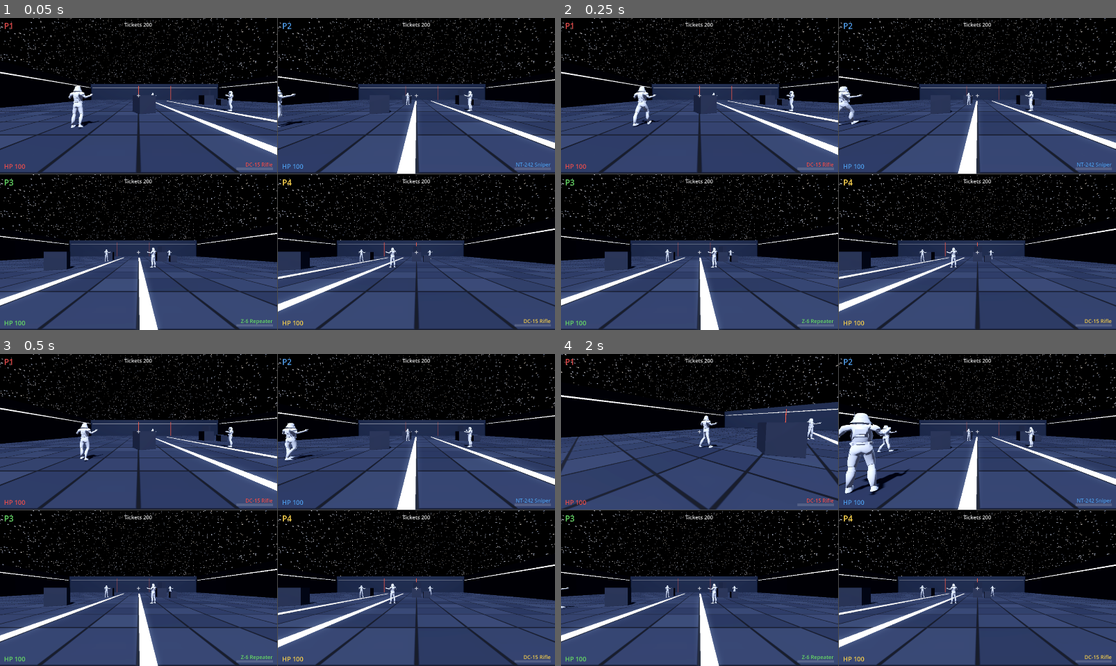
Above: before the commit, frames 1-4 (two rows, left to right).
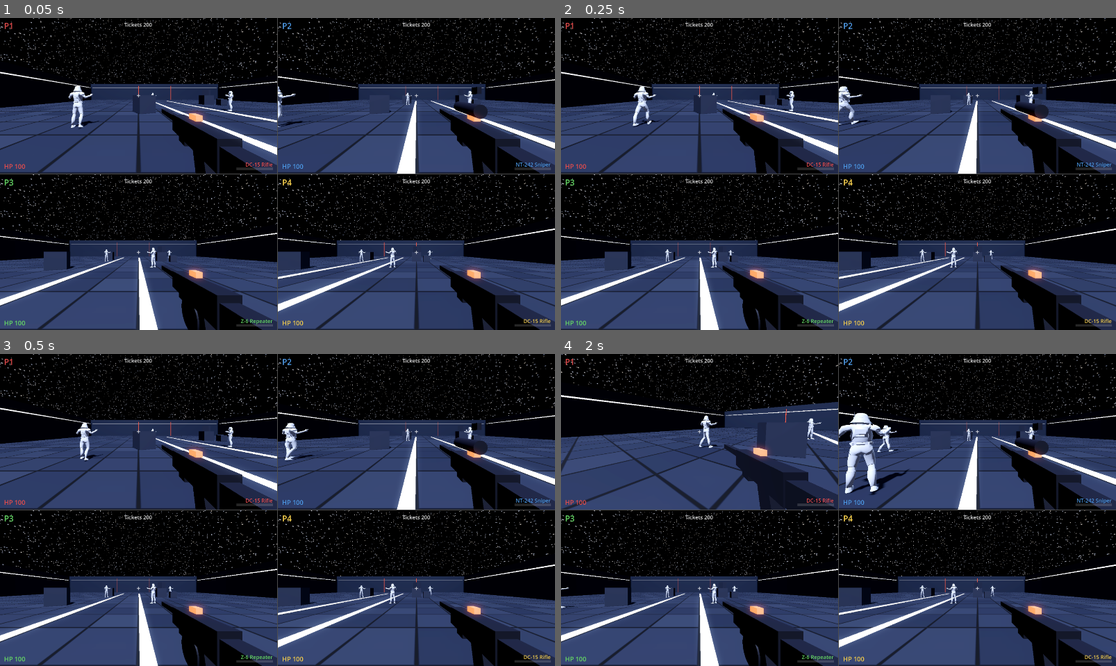
Above: after the commit, the same moments.

Repository: jstucor/quadsquad
Game: Godot game, scene res://scenes/main.tscn
Two runs of this game, one before a commit and one after it. Both use one fixed random seed, a clock stepped at 60 frames per second and the inputs below.
Inputs (mouse positions are in pixels of both pictures, inside the frame that each line leads up to):
- Up to frame 1 (0.05 s): no input
- Up to frame 2 (0.25 s): no input
- Up to frame 3 (0.5 s): no input
- Up to frame 4 (2 s): tap Enter at 0.5 s; move the mouse to (960, 494) at 0.52 s; hold D (kb_right) 0.53-1.28 s; hold Right mouse button (kb_ads) 0.53-1.28 s; click (960, 494) at 0.67 s; tap Space (kb_jump) at 0.77, 1.52 s; move the mouse to (810, 510) at 1.27 s; hold W (kb_forward) from 1.28 s (still down); click (810, 510) at 1.35 s

The runs differ from the first frame. In frame 1, 8.2% of the frame differs, in the area x 29-100%, y 22-100%; in frame 2, 8.2%; in frame 3, 8.2%; in frame 4, 8.3%.

Commit message:
Add an animated first-person weapon viewmodel
Give each player a visible gun in first person, built procedurally from
primitives (one silhouette per class — scope for the Sniper, drum for the
Heavy) so there's no art asset to maintain.

- viewmodel.gd: builds the gun under the fixed Weapon aim anchor and animates
  it procedurally — spring-back recoil kick + additive muzzle flash on each
  shot, a gentle walk bob, and an aim-down-sights slide toward center. The
  animation only moves the visual, never the fire ray. Scoped weapons hide the
  gun when aimed (the scope overlay takes over).
- weapon.gd: per-class `recoil` scalar; drives the viewmodel via configure()
  on class change and kick() on each shot.
- player.gd: viewmodels render on a private per-player layer block so each gun
  is seen ONLY by its owner's camera (the inverse of the body-layer scheme).
- player.tscn: Viewmodel node under Head/Weapon.

Co-Authored-By: Claude Opus 4.8 <noreply@anthropic.com>

Diff:
--- a/godot/scenes/actors/player.tscn
+++ b/godot/scenes/actors/player.tscn
@@ -1,8 +1,9 @@
-[gd_scene load_steps=5 format=3]
+[gd_scene load_steps=6 format=3]
 
 [ext_resource type="Script" path="res://scripts/player.gd" id="1_player"]
 [ext_resource type="Script" path="res://scripts/weapon.gd" id="2_weapon"]
 [ext_resource type="PackedScene" uid="uid://b608m1tn5e657" path="res://assets/models/p3_heavyglb.glb" id="3_model"]
+[ext_resource type="Script" path="res://scripts/viewmodel.gd" id="4_viewmodel"]
 
 [sub_resource type="CapsuleShape3D" id="BodyShape"]
 radius = 0.35
@@ -27,3 +28,6 @@
 [node name="Weapon" type="Node3D" parent="Head"]
 transform = Transform3D(1, 0, 0, 0, 1, 0, 0, 0, 1, 0.18, -0.12, -0.3)
 script = ExtResource("2_weapon")
+
+[node name="Viewmodel" type="Node3D" parent="Head/Weapon"]
+script = ExtResource("4_viewmodel")
--- a/godot/scripts/player.gd
+++ b/godot/scripts/player.gd
@@ -18,6 +18,11 @@
 const STICK_DEADZONE := 0.15
 const MAX_HEALTH := 100.0
 const AIM_FOV_LERP := 14.0  # per-second rate the camera eases toward zoom FOV
+# First-person viewmodels live on their own render-layer block (one bit per
+# player) so each gun is seen ONLY by its owner's camera — the inverse of the
+# body layers, which every camera sees except the owner's.
+const VIEWMODEL_BIT := 10
+const VIEWMODEL_SLOTS := 4
 
 @export var player_index := 0
 @export var input_device := -1
@@ -46,11 +51,18 @@
 	_anim = model.find_child("AnimationPlayer", true, false)
 	for mi in model.find_children("*", "MeshInstance3D", true, false):
 		mi.layers = 1 << (1 + player_index)
+	# Put this player's viewmodel on its private layer (owner-only).
+	for mi in weapon.find_children("*", "MeshInstance3D", true, false):
+		mi.layers = 1 << (VIEWMODEL_BIT + player_index)
 	weapon.set_class(weapon_class as Weapon.Class)
 
 
 func bind_camera(cam: Camera3D) -> void:
 	cam.cull_mask &= ~(1 << (1 + player_index))
+	# See only our own viewmodel: drop the whole viewmodel block, add ours back.
+	for j in VIEWMODEL_SLOTS:
+		cam.cull_mask &= ~(1 << (VIEWMODEL_BIT + j))
+	cam.cull_mask |= 1 << (VIEWMODEL_BIT + player_index)
 	remote_cam.remote_path = remote_cam.get_path_to(cam)
 	_camera = cam
 	_base_fov = cam.fov
--- /dev/null
+++ b/godot/scripts/viewmodel.gd
@@ -0,0 +1,174 @@
+extends Node3D
+## First-person weapon viewmodel: a procedural blaster the OWNING player sees
+## (rendered on a per-player viewmodel layer set by Player). Purely cosmetic —
+## it hangs under the fixed Weapon aim anchor and animates independently, so
+## recoil/bob/ADS never move the actual fire ray (that stays on Weapon's -Z).
+##
+## Animation is procedural, in the Minecraft/Krunker spirit of the rest of the
+## game: a spring-back recoil kick + muzzle flash on fire, a gentle walk bob,
+## and an aim-down-sights slide to center. The parent Weapon drives it by
+## calling configure() on class change and kick() on each shot; it reads
+## aiming/scope straight off the parent.
+
+const HIP_POS := Vector3.ZERO
+# Aiming slides the gun left+up to bring it under the crosshair (barrel toward
+# center, body kept a bit low so it doesn't fill the screen) and pulls it back
+# a touch (the Weapon anchor is offset right/down/forward).
+const ADS_POS := Vector3(-0.165, 0.055, 0.05)
+const AIM_TIME := 0.12       # seconds to fully raise/lower sights
+const RECOIL_DECAY := 6.0    # how fast the kick springs back
+const FLASH_TIME := 0.045
+
+var aiming_source: Node3D    # the parent Weapon (aiming / has_scope live here)
+
+var _player: CharacterBody3D
+var _scope: MeshInstance3D
+var _drum: MeshInstance3D
+var _flash: MeshInstance3D
+
+var _kick := 0.0             # current recoil amount (0..~1.2), springs to 0
+var _kick_yaw := 0.0         # random left/right lean per shot
+var _aim_t := 0.0            # 0 hip .. 1 aimed
+var _bob_t := 0.0
+var _flash_t := 0.0
+
+
+func _ready() -> void:
+	aiming_source = get_parent()
+	# Walk up to the owning body for the bob (velocity/on-floor).
+	var n: Node = get_parent()
+	while n != null and not (n is CharacterBody3D):
+		n = n.get_parent()
+	_player = n as CharacterBody3D
+	_build()
+
+
+func _build() -> void:
+	var gun := StandardMaterial3D.new()
+	gun.albedo_color = Color(0.12, 0.12, 0.14)
+	gun.metallic = 0.1  # keep low: a near-black sky reflects into metal (Gotchas)
+	gun.roughness = 0.6
+	var accent := StandardMaterial3D.new()
+	accent.albedo_color = Color(0.05, 0.05, 0.06)
+	accent.emission_enabled = true
+	accent.emission = Color(1.0, 0.25, 0.15)
+	accent.emission_energy_multiplier = 2.0
+
+	_box(Vector3(0.05, 0.07, 0.26), Vector3(0, 0, -0.03), gun)       # receiver
+	_box(Vector3(0.028, 0.028, 0.30), Vector3(0, 0.012, -0.28), gun)  # barrel
+	_box(Vector3(0.02, 0.03, 0.05), Vector3(0, -0.052, -0.10), gun)   # fore grip
+	var grip := _box(Vector3(0.035, 0.11, 0.05), Vector3(0, -0.07, 0.03), gun)
+	grip.rotation.x = -0.25                                           # pistol grip
+	_box(Vector3(0.04, 0.055, 0.10), Vector3(0, -0.008, 0.13), gun)   # stock
+	_box(Vector3(0.02, 0.018, 0.04), Vector3(0, 0.052, -0.02), accent)  # power cell
+
+	# Sniper scope (hidden unless configured): tube + mount.
+	_scope = _cyl(0.02, 0.15, Vector3(0, 0.075, -0.06), gun)
+	_box(Vector3(0.012, 0.03, 0.02), Vector3(0, 0.055, -0.06), gun).reparent(_scope, false)
+	_scope.visible = false
+
+	# Heavy ammo drum (hidden unless configured), slung under the receiver.
+	_drum = _cyl(0.05, 0.045, Vector3(0, -0.075, -0.02), gun)
+	_drum.rotation.z = PI / 2.0  # drum face sideways
+	_drum.visible = false
+
+	# Muzzle flash: a small additive glow blob at the barrel tip, flicked on
+	# for a couple of frames per shot (additive so it reads as light, not a
+	# solid orange shape, under the GL Compatibility renderer).
+	var fmat := StandardMaterial3D.new()
+	fmat.shading_mode = BaseMaterial3D.SHADING_MODE_UNSHADED
+	fmat.blend_mode = BaseMaterial3D.BLEND_MODE_ADD
+	fmat.albedo_color = Color(1.0, 0.72, 0.35)
+	fmat.emission_enabled = true
+	fmat.emission = Color(1.0, 0.55, 0.2)
+	fmat.emission_energy_multiplier = 4.0
+	_flash = MeshInstance3D.new()
+	var sph := SphereMesh.new()
+	sph.radius = 0.045
+	sph.height = 0.09
+	sph.radial_segments = 8
+	sph.rings = 4
+	_flash.mesh = sph
+	_flash.material_override = fmat
+	_flash.position = Vector3(0, 0.012, -0.42)
+	_flash.cast_shadow = GeometryInstance3D.SHADOW_CASTING_SETTING_OFF
+	_flash.visible = false
+	add_child(_flash)
+
+
+func _box(size: Vector3, pos: Vector3, mat: Material) -> MeshInstance3D:
+	var mi := MeshInstance3D.new()
+	var m := BoxMesh.new()
+	m.size = size
+	mi.mesh = m
+	mi.position = pos
+	mi.material_override = mat
+	mi.cast_shadow = GeometryInstance3D.SHADOW_CASTING_SETTING_OFF
+	add_child(mi)
+	return mi
+
+
+func _cyl(radius: float, height: float, pos: Vector3, mat: Material) -> MeshInstance3D:
+	var mi := MeshInstance3D.new()
+	var m := CylinderMesh.new()
+	m.top_radius = radius
+	m.bottom_radius = radius
+	m.height = height
+	mi.mesh = m
+	mi.position = pos
+	mi.rotation.x = PI / 2.0  # CylinderMesh is Y-up; lay it along -Z (barrel/scope)
+	mi.material_override = mat
+	mi.cast_shadow = GeometryInstance3D.SHADOW_CASTING_SETTING_OFF
+	add_child(mi)
+	return mi
+
+
+## Show the parts that distinguish this class.
+func configure(class_id: int) -> void:
+	if _scope:
+		_scope.visible = class_id == Weapon.Class.SNIPER
+	if _drum:
+		_drum.visible = class_id == Weapon.Class.HEAVY
+
+
+## Called on each shot; strength scales the kick per weapon class.
+func kick(strength: float) -> void:
+	_kick = minf(_kick + strength, 1.2)
+	_kick_yaw = randf_range(-1.0, 1.0)
+	_flash_t = FLASH_TIME
+	if _flash:
+		_flash.rotation.z = randf() * TAU
+		_flash.scale = Vector3.ONE * randf_range(0.8, 1.3)
+
+
+func _process(delta: float) -> void:
+	var aiming := false
+	var scoped := false
+	if aiming_source:
+		aiming = aiming_source.aiming
+		scoped = aiming_source.has_scope()
+
+	_aim_t = move_toward(_aim_t, 1.0 if aiming else 0.0, delta / AIM_TIME)
+	_kick = move_toward(_kick, 0.0, delta * RECOIL_DECAY)
+
+	# Walk bob, damped while aiming and only on the ground.
+	var speed := 0.0
+	if _player and _player.is_on_floor():
+		speed = Vector2(_player.velocity.x, _player.velocity.z).length()
+	_bob_t += delta * (4.0 + speed * 1.6)
+	var bob_amp := 0.011 * clampf(speed / 5.0, 0.0, 1.0) * (1.0 - 0.75 * _aim_t)
+	var bob := Vector3(cos(_bob_t) * bob_amp, absf(sin(_bob_t)) * bob_amp, 0.0)
+
+	var pos := HIP_POS.lerp(ADS_POS, _aim_t) + bob
+	pos.z += _kick * 0.06  # recoil shoves the gun back toward the player
+	position = pos
+	# Muzzle climbs (rotate about +X) with a small random lateral lean.
+	rotation = Vector3(_kick * 0.18, _kick * _kick_yaw * 0.05, 0.0)
+
+	if _flash:
+		_flash_t = maxf(_flash_t - delta, 0.0)
+		_flash.visible = _flash_t > 0.0
+
+	# A scoped weapon replaces the gun with the scope overlay when aimed, so
+	# hide the model once the sights are most of the way up (real-game feel).
+	visible = not (aiming and scoped and _aim_t > 0.6)
--- a/godot/scripts/weapon.gd
+++ b/godot/scripts/weapon.gd
@@ -25,19 +25,19 @@
 		"name": "DC-15 Rifle", "fire_interval": 0.14, "damage": 20.0,
 		"range": 120.0, "hip_spread": 2.5, "ads_spread": 0.4,
 		"zoom_fov": 48.0, "heat_per_shot": 0.085, "cool_rate": 0.26,
-		"scope": false,
+		"scope": false, "recoil": 0.35,
 	},
 	Class.SNIPER: {
 		"name": "NT-242 Sniper", "fire_interval": 1.1, "damage": 95.0,
 		"range": 400.0, "hip_spread": 7.0, "ads_spread": 0.0,
 		"zoom_fov": 20.0, "heat_per_shot": 0.45, "cool_rate": 0.28,
-		"scope": true,
+		"scope": true, "recoil": 1.0,
 	},
 	Class.HEAVY: {
 		"name": "Z-6 Repeater", "fire_interval": 0.075, "damage": 11.0,
 		"range": 85.0, "hip_spread": 4.5, "ads_spread": 2.0,
 		"zoom_fov": 62.0, "heat_per_shot": 0.06, "cool_rate": 0.22,
-		"scope": false,
+		"scope": false, "recoil": 0.22,
 	},
 }
 
@@ -52,6 +52,8 @@
 var _heat := 0.0
 var _overheated := false
 
+@onready var _viewmodel: Node3D = get_node_or_null("Viewmodel")
+
 
 func set_class(c: Class) -> void:
 	weapon_class = c
@@ -60,6 +62,8 @@
 	_heat = 0.0
 	_overheated = false
 	heat_changed.emit(_heat, _overheated)
+	if _viewmodel:
+		_viewmodel.configure(c)
 
 
 func display_name() -> String:
@@ -94,6 +98,8 @@
 	if _heat >= 1.0:
 		_overheated = true
 	heat_changed.emit(_heat, _overheated)
+	if _viewmodel:
+		_viewmodel.kick(_profile["recoil"])
 
 	var from := global_position
 	var dir := -global_transform.basis.z
Not shown, added: godot/scripts/viewmodel.gd.uid
Not shown, changed: README.md
